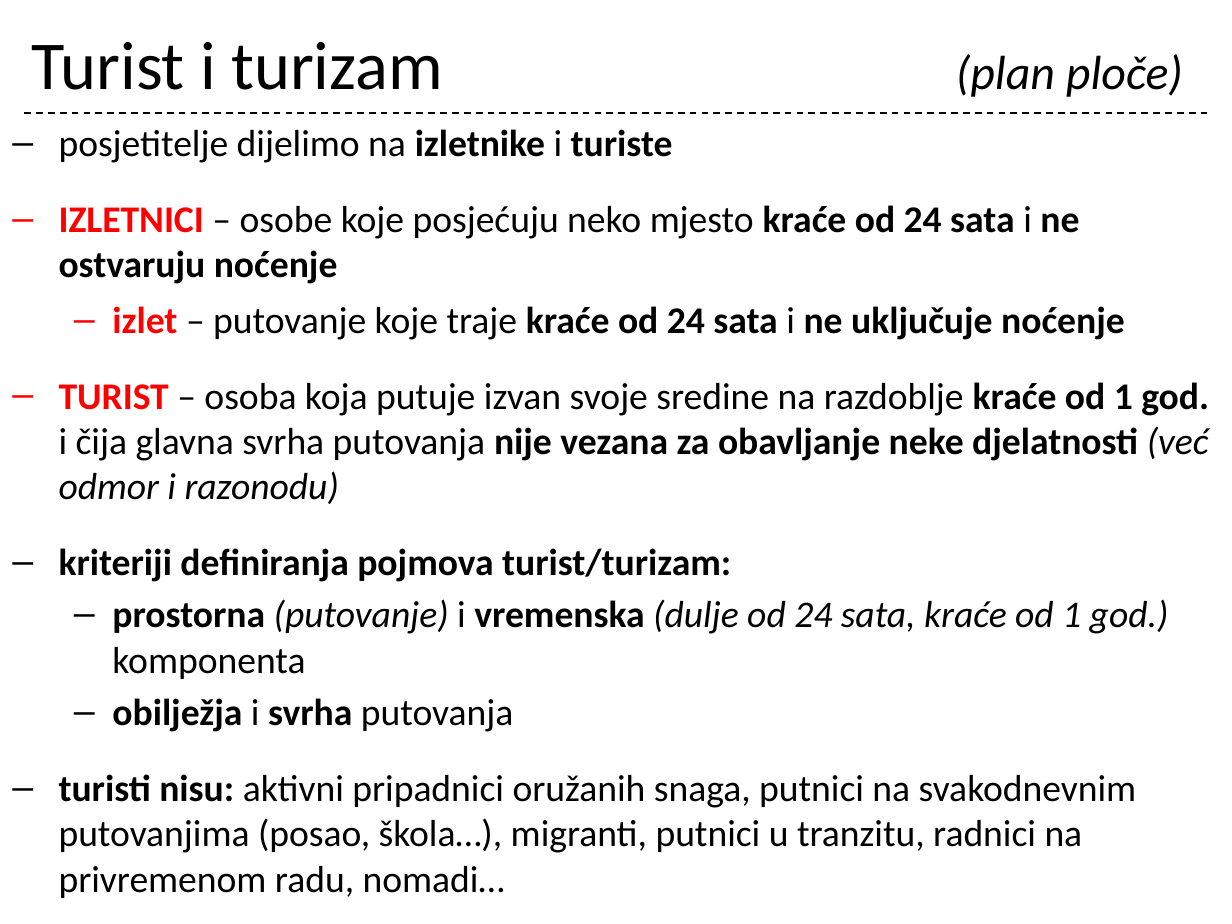
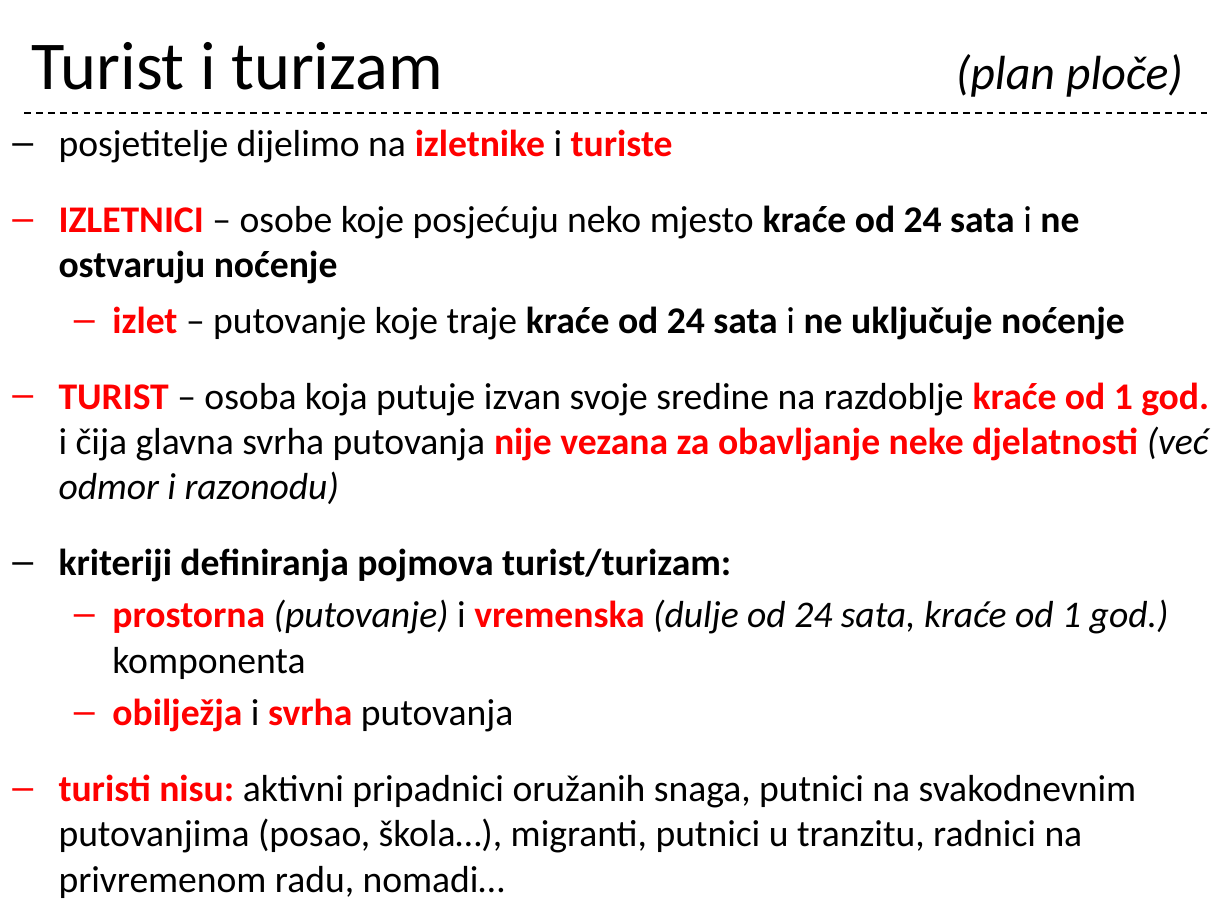
Before and after one commit to cornx/print, a slide deck: slide 14 of data/prezentacije/osnove_turizma/001_Turizam_uvod.pptx (slide 13 before the commit). Drawn at 1232x924 pixels with LibreOffice and Linux fonts; fonts in the diff are those of the drawing. Boxes give left, top, right and bottom in pixels: in the first picture for what was removed or moved away, otherwise in the second. Text is boxed around its words. In the diff, an @@ line names an element or a change of style, - is before the commit and + after.

```diff
--- a/data/prezentacije/osnove_turizma/001_Turizam_uvod.pptx
+++ b/data/prezentacije/osnove_turizma/001_Turizam_uvod.pptx
@@ text at [59,129,1209,898]: text colour #000000 to #FF0000 in "izletnike turiste", "kraće od 1 god. nije vezana za ...", "prostorna vremenska", "obilježja svrha" and 1 more places @@
```
Also in this commit, not shown: 8 other slides changed, 2 slides added.
